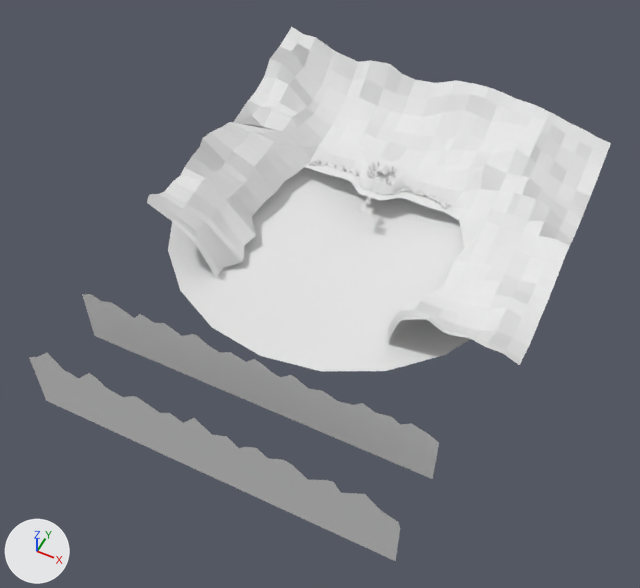
The OBJ model public/assets/models/lakelake.obj as it was, and as the next commit left it.
Camera for both pictures: a 50 mm lens placed at (346.0, -867.0, 819.0), pointed at (9.0, -191.0, -25.0). The lights are fixed; the arrows at lower left show +X, +Y and +Z. Where no turn or scale is listed for an object, it has been applied to the vertices. Vertices at the same position are counted once.

The scene before the commit, as lines of its bpy script (objects in view):
```python
mat_initialshadinggroup = principled_material('initialShadingGroup')
mat_initialshadinggroup.base_color = (0.8, 0.8, 0.8)  # white #e7e7e7
mat_initialshadinggroup.roughness = 1.0
me_lakelake = bpy.data.meshes.new('lakelake')
me_lakelake.from_pydata(...)  # 13205 vertices, 11566 faces; spans x -237.0..278.0, y -457.0..178.0, z -74.0..97.0
me_lakelake.materials.append(mat_initialshadinggroup)  # white #e7e7e7
me_lakelake.materials.append(mat_lowpoly_dock_lambert7sg)  # white #e7e7e7
me_lakelake.materials.append(mat_lowpoly_dock_adirondack_chair_lambert2sg)  # white #e7e7e7
me_lakelake.materials.append(mat_lambert6sg)  # white #e7e7e7
me_lakelake.materials.append(mat_lambert3sg)  # white #e7e7e7
me_lakelake.materials.append(mat_lambert4sg)  # white #e7e7e7
me_lakelake.materials.append(mat_lambert2sg)  # white #e7e7e7
me_lakelake.materials.append(mat_pcube1sg)  # white #e7e7e7
me_lakelake.materials.append(mat_fence_lambert2sg)  # white #e7e7e7
ob_lakelake = bpy.data.objects.new('lakelake', me_lakelake)
ob_lakelake.location = (0.0, 0.0, 0.0)
```
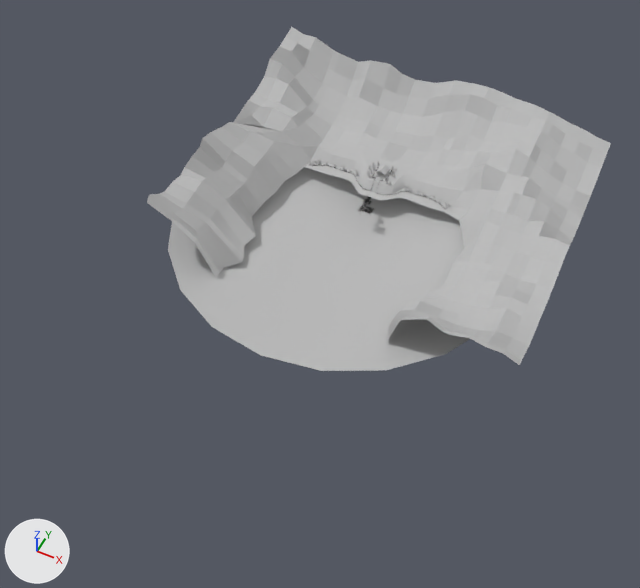
What differs and where, as boxes (x1, y1, x2, y2) in the pictures (640 x 588 px; the box of a moved part takes in the faces that stretch with it):
'lakelake', recoloured, reshaped (white to grey)
    before: (29, 27, 611, 561)
    after: (147, 27, 611, 371)
part 1 of me_lakelake, moved or reshaped
    both: (168, 167, 470, 371)
part 2 of me_lakelake, deleted
    before: (29, 352, 400, 561)
part 3 of me_lakelake, deleted
    before: (82, 294, 439, 479)

Edits to the bpy script that builds the scene:
```text
Change mat_initialshadinggroup:
    mat_initialshadinggroup.base_color: (0.8, 0.8, 0.8) -> (0.5, 0.5, 0.5)  # white #e7e7e7 -> grey #bcbcbc
Change me_lakelake:
    where me_lakelake.from_pydata(...)  # 13205 vertices, 11566 faces; spans x -237.0..278.0, y -457.0..178.0, z -74.0..97.0
    used by ob_lakelake; location = (0.0, 0.0, 0.0)
    me_lakelake part 1: the loose piece of 21 vertices spanning x -237.0..237.0, y -329.0..145.0, z -45.0..-1.0 is moved by (0.0, 0.0, 1.0)
    me_lakelake part 2: the loose piece of 99 vertices spanning x -231.0..231.0, y -457.0, z -74.0..40.0 is deleted
    me_lakelake part 3: the loose piece of 99 vertices spanning x -231.0..231.0, y -355.0, z -62.0..30.0 is deleted
```
